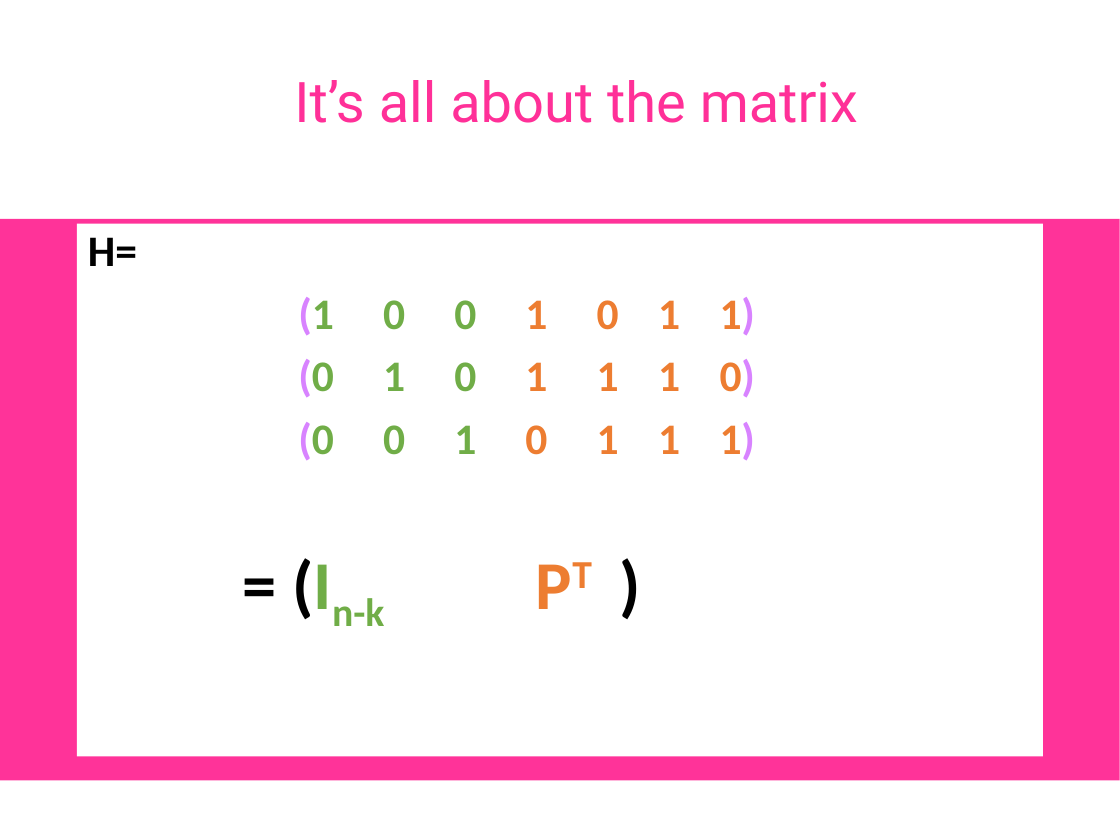
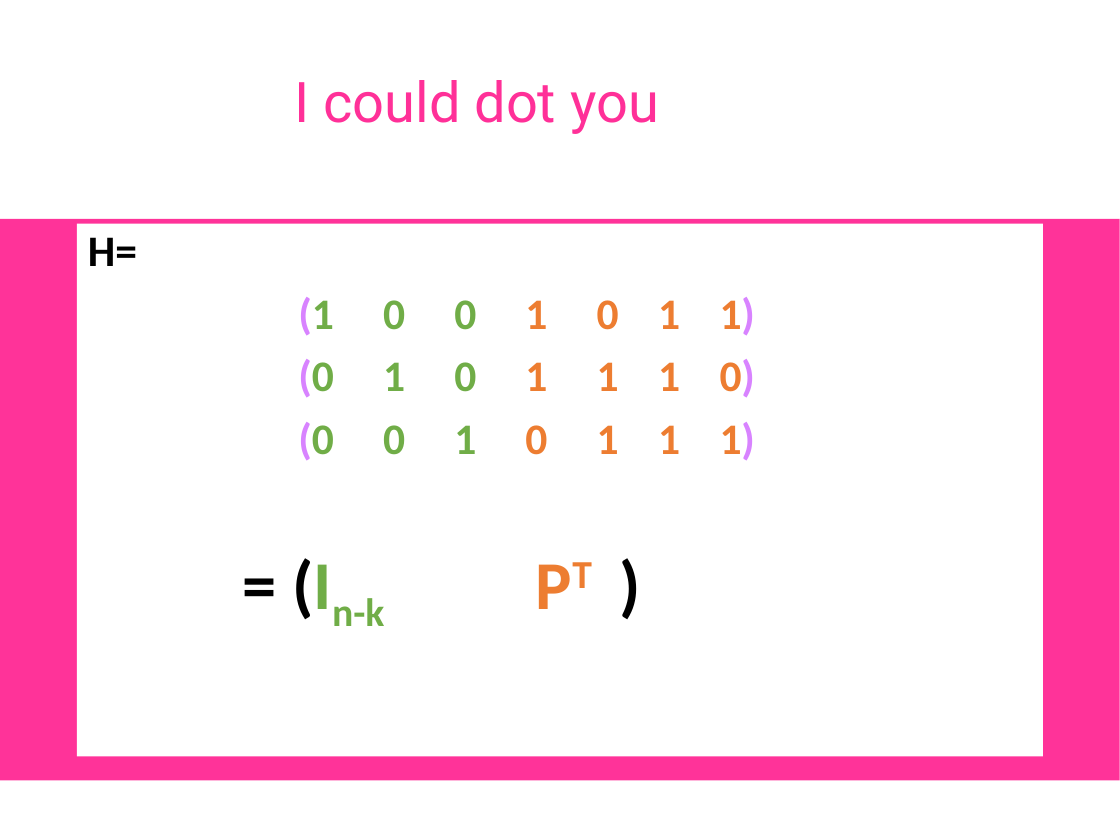
Before and after one commit to OpenResearchInstitute/documents, a slide deck: slide 21 of Papers_Articles_Presentations/Slide_Presentations/2018TAPR_DCC_LDPC_for_normal_people.ppt. Drawn at 1120x840 pixels with LibreOffice and Linux fonts; fonts in the diff are those of the drawing; background and template pictures are left out. Boxes give left, top, right and bottom in pixels: in the first picture for what was removed or moved away, otherwise in the second. Text is boxed around its words. In the diff, an @@ line names an element or a change of style, - is before the commit and + after.

```diff
--- a/Papers_Articles_Presentations/Slide_Presentations/2018TAPR_DCC_LDPC_for_normal_people.ppt
+++ b/Papers_Articles_Presentations/Slide_Presentations/2018TAPR_DCC_LDPC_for_normal_people.ppt
@@ title at (294,80,659,134): text changed @@
-It’s all about the matrix
+I could dot you
```
Also in this commit, not shown: 14 other slides changed, 1 slide added.
